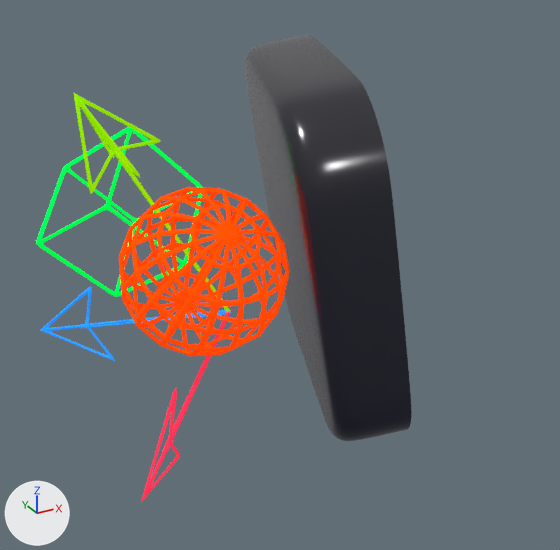
One commit to the Blender file images/icon.blend: the scene before it, then after it.
Camera for both pictures: a 50 mm lens placed at (-1.15, -5.49, 3.18), pointed at (1.74, -0.23, 0.56). Every picture has the same lights, and +X, +Y and +Z are marked at lower left.

Objects in the first picture: 'Axis.X', 'Axis.Y', 'Axis.Z', 'Bg', 'Cube', 'Sphere'.
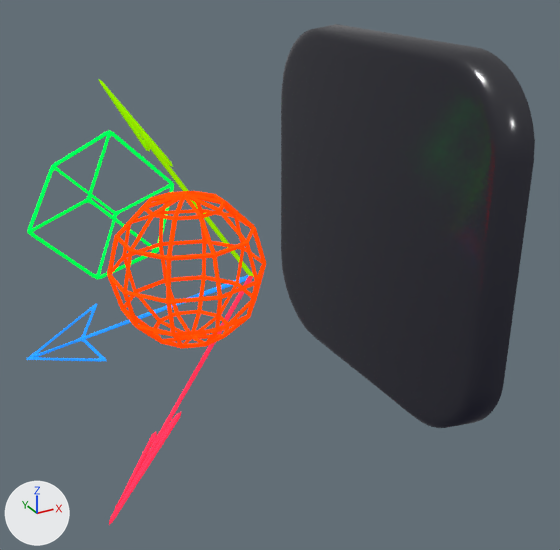
Commit message: icon changed again

Location of each change, [x1, y1, x2, y2] in pixels of the pictures (560 x 550 px; the box of a moved part takes in the faces that stretch with it):
'Bg.001', added (black): after [281, 24, 535, 428]
'Bg', deleted: before [245, 34, 412, 441]
'Sphere', reshaped, moved, rescaled, turned: before [119, 187, 290, 356]; after [107, 191, 266, 349]
'Cube', moved, turned, rescaled: before [36, 127, 202, 297]; after [27, 130, 174, 280]
'Axis.Y', deleted: before [73, 93, 230, 312]
'Axis.X.004', added: after [109, 276, 253, 525]
'Axis.X', deleted: before [141, 310, 231, 503]
'Axis.X.001', added: after [99, 79, 254, 277]
'Axis.X.003', added: after [26, 275, 248, 362]
'Axis.Z', deleted: before [40, 286, 231, 361]
part 1 of me_sphere, moved or reshaped: before [119, 187, 290, 356]; after [107, 191, 266, 349]

The change, as a diff of the scene's bpy script:
```diff
--- a/images/icon.blend.py
+++ b/images/icon.blend.py
@@ me_sphere @@
 # used by ob_sphere; location = (0.855, -0.703, 0.95); rotation_euler = (0.778, 0.00683, 6.29), in degrees (45, 0.4, 360); scale = (0.607, 0.607, 0.607)
-me_sphere.from_pydata(...)  # 2212 vertices, 2144 faces; spans x -1.02..1.02, y -1.02..1.02, z -1.02..1.02
+me_sphere.from_pydata(...)  # 3500 vertices, 2996 faces; spans x -0.98..0.98, y -1.03..1.03, z -1.03..1.03
+# me_sphere part 1: 2200 vertices removed from x -1.02..1.02, y -1.02..1.02, z -1.02..1.02; 3488 vertices added at x -0.98..0.98, y -1.03..1.03, z -1.03..1.03
+# me_sphere part 2: the surface is now shaded flat
 me_sphere.materials.append(mat_material)
@@ ob_cube @@
 ob_cube = bpy.data.objects.new('Cube', me_cube)
-ob_cube.location = (0.731, 0.754, 0.96)
-ob_cube.rotation_euler = (-0.615, -0.524, 0.955)  # degrees (-35, -30, 55)
-ob_cube.scale = (0.438, 0.438, 0.438)
+ob_cube.location = (0.585, 0.827, 1.029)
+ob_cube.rotation_euler = (-0.611, -0.524, 0.96)  # degrees (-35, -30, 55)
+ob_cube.scale = (0.38, 0.38, 0.38)
@@ ob_sphere @@
 ob_sphere = bpy.data.objects.new('Sphere', me_sphere)
-ob_sphere.location = (0.855, -0.703, 0.95)
-ob_sphere.rotation_euler = (0.778, 0.00683, 6.29)  # degrees (45, 0.4, 360)
-ob_sphere.scale = (0.607, 0.607, 0.607)
+ob_sphere.location = (0.706, -0.767, 1.026)
+ob_sphere.scale = (0.546, 0.546, 0.546)
@@ ob_bg @@
-ob_bg = bpy.data.objects.new('Bg', me_cube_001)
@@ ob_axis_x @@
-ob_axis_x = bpy.data.objects.new('Axis.X', me_plane_005)
@@ ob_axis_y @@
-ob_axis_y = bpy.data.objects.new('Axis.Y', me_plane_002)
@@ ob_axis_z @@
-ob_axis_z = bpy.data.objects.new('Axis.Z', me_plane_014)
@@ ob_axis_x_004 @@
+ob_axis_x_004 = bpy.data.objects.new('Axis.X.004', me_plane_004)  # 330 vertices, 234 faces, 8 loose edges; spans x -0.37..0.37, y -0.01..1.95, z -0.01..0.02
+ob_axis_x_004.location = (1.587, 0.0, 0.485)
+ob_axis_x_004.rotation_euler = (2.534, 2.37, 4.894)  # degrees (145, 136, 280)
+ob_axis_x_004.scale = (0.765, 1.22, 1.22)
@@ ob_axis_x_003 @@
+ob_axis_x_003 = bpy.data.objects.new('Axis.X.003', me_plane_003)  # 330 vertices, 234 faces, 8 loose edges; spans x -0.37..0.37, y -0.01..1.95, z -0.01..0.02
+ob_axis_x_003.location = (1.587, 0.0, 0.485)
+ob_axis_x_003.rotation_euler = (2.529, 3.915, 4.537)  # degrees (145, 224, 260)
+ob_axis_x_003.scale = (0.765, 1.22, 1.22)
@@ ob_axis_x_001 @@
+ob_axis_x_001 = bpy.data.objects.new('Axis.X.001', me_plane_011)  # 311 vertices, 226 faces, 5 loose edges; spans x -0.37..0.37, y -0.01..1.95, z -0.01..0.02
+ob_axis_x_001.location = (1.587, 0.0, 0.485)
+ob_axis_x_001.rotation_euler = (4.125, 3.142, 4.712)  # degrees (236, 180, 270)
+ob_axis_x_001.scale = (0.68, 1.09, 1.09)
@@ ob_bg_001 @@
+ob_bg_001 = bpy.data.objects.new('Bg.001', me_cube_001_1)  # 490 vertices, 272 faces; spans x -1.15..1.0, y -0.99..0.99, z -0.99..0.99; in mat_material_006 (black #191919)
+ob_bg_001.location = (2.894, 0.0, 0.785)
+ob_bg_001.scale = (0.144, 1.64, 1.64)
```
